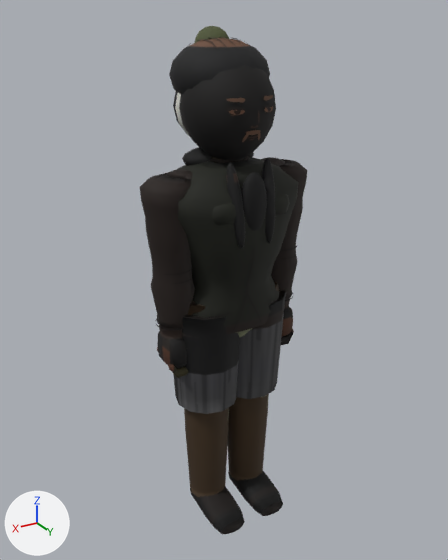
An edit to the glTF model assets/models/condor_a.glb, drawn before and after from the same camera.
Camera for both pictures: a camera (50 mm lens) standing at (1.17, 1.924, 1.999) and looking at (0.002, -0.024, 1.025). Lighting does not change. The marker at lower left points along +X, +Y and +Z. The older version comes first. Vertices at exactly the same position are counted once.

Script lines for the objects in view, before the commit:
```python
me_mesh_0 = bpy.data.meshes.new('Mesh_0')
me_mesh_0.from_pydata(...)  # 4863 vertices, 8828 faces; spans x -0.34..0.34, y -0.22..0.24, z -0.03..1.96
me_mesh_0.materials.append(mat_material_0)
ob_body = bpy.data.objects.new('Body', me_mesh_0)
ob_body.location = (0.0, 0.0, 0.0)
```
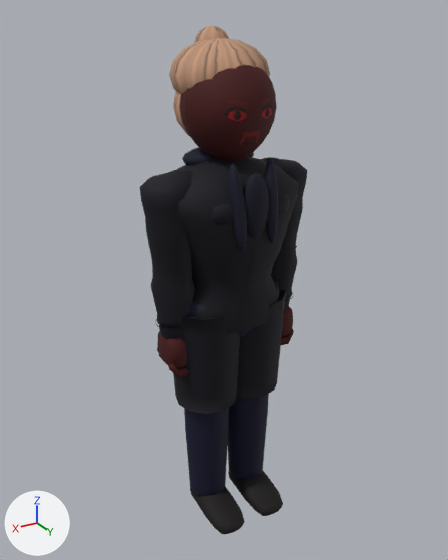
Changed parts and their boxes (x1, y1, x2, y2) in the pictures (448 x 560 px; the box of a moved part takes in the faces that stretch with it):
part 1 of me_mesh_0, deleted: before (225, 95, 275, 138)
part 2 of me_mesh_0, moved or reshaped: before (179, 37, 279, 300); after (180, 65, 279, 302)
part 3 of me_mesh_0, recoloured: (157, 26, 294, 500) in both

The change, as a diff of the scene's bpy script:
```diff
--- a/assets/models/condor_a.glb.py
+++ b/assets/models/condor_a.glb.py
@@ me_mesh_0 @@
 # used by ob_body; location = (0.0, 0.0, 0.0)
-me_mesh_0.from_pydata(...)  # 4863 vertices, 8828 faces; spans x -0.34..0.34, y -0.22..0.24, z -0.03..1.96
+me_mesh_0.from_pydata(...)  # 3908 vertices, 7362 faces; spans x -0.34..0.34, y -0.22..0.24, z -0.03..1.96
+# me_mesh_0 part 1: 17 loose pieces with 731 vertices, spanning x -0.1..0.1, y 0.14..0.17, z 1.61..1.75, are deleted
+# me_mesh_0 part 2: 119 vertices moved from x -0.09..0.09, y -0.1..0.2, z 1.23..1.7 to x -0.09..0.09, y -0.1..0.21, z 1.23..1.7; 620 vertices removed from x -0.16..0.16, y -0.22..0.2, z 0.97..1.93; 396 vertices added at x -0.17..0.17, y -0.17..0.21, z 0.96..1.88
+# me_mesh_0 part 3: 6399 kept faces spanning x -0.34..0.34, y -0.22..0.24, z -0.03..1.96 get new vertex colours
 me_mesh_0.materials.append(mat_material_0)
```
